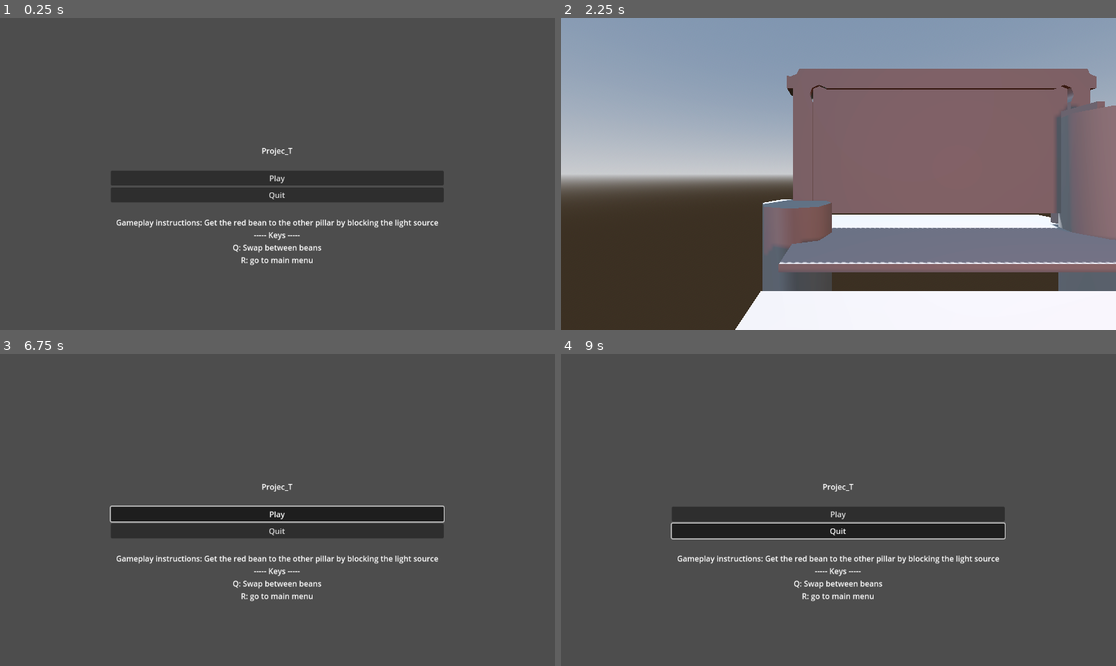
Above: before the commit, frames 1-4 (two rows, left to right).
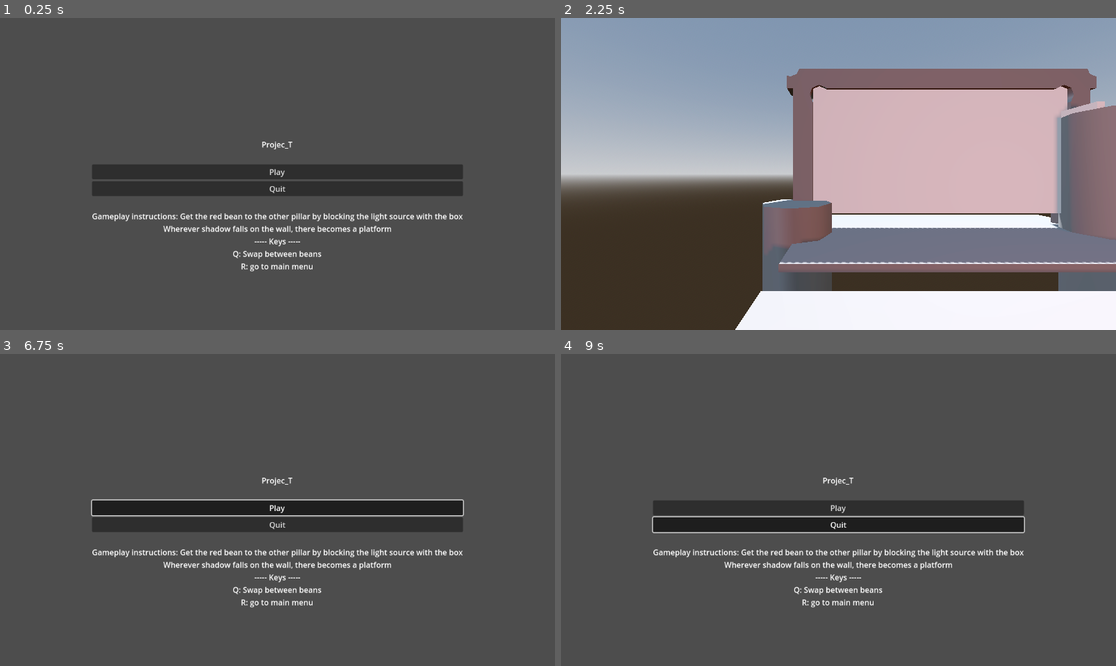
Above: after the commit, the same moments.

Repository: Egrazil/winter-melon-jam-2025
Game: Godot game, scene res://scenes/Main Menu/main menu.tscn
Same seed, same stepped clock (60 frames per second), same inputs: the game is played once before the commit and once after it.
Inputs (mouse positions are in pixels of both pictures, inside the frame that each line leads up to):
- Up to frame 1 (0.25 s): no input
- Up to frame 2 (2.25 s): click "Play" at 0.5 s; tap Enter at 1.25 s; move the mouse to (960, 158) at 1.27 s; hold Right (moveRight) 1.28-2 s; hold R 1.28-2 s; click (960, 158) at 1.42 s; tap Space (jump) at 1.52 s; click "Play" at 2 s
- Up to frame 3 (6.75 s): tap Space (jump) at 2.75, 3.02, 4.25, 4.52, 5.27, 5.75, 6.02 s; move the mouse to (166, 525) at 2.77 s; hold Down (moveDown) 2.78-3.53 s; tap R at 2.85, 3.8, 4.35, 6.05 s; tap Enter at 3.5, 5 s; move the mouse to (333, 441) at 3.52 s; hold Right (moveRight) 3.53-4.28 s; hold Q 3.53-4.28 s; move the mouse to (249, 572) at 4.27 s; hold Up (moveUp) 4.28-5.03 s; click (249, 572) at 4.42 s; move the mouse to (444, 556) at 5.02 s; hold R 5.03-5.78 s; hold Left (moveLeft) 5.03-6.53 s; move the mouse to (111, 463) at 5.77 s; tap Q at 5.85 s; move the mouse to (305, 510) at 6.52 s; hold Down (moveDown) from 6.53 s (still down); hold R from 6.53 s (still down); click (305, 510) at 6.67 s
- Up to frame 4 (9 s): move the mouse to (755, 432) at 7.27 s; release Down (moveDown) at 7.28 s; release R at 7.28 s; hold Right (moveRight) 7.28-8.03 s; tap R at 7.35, 8.3, 8.85 s; tap Space (jump) at 7.52, 8.27 s; move the mouse to (960, 494) at 8.02 s; hold Up (moveUp) 8.03-8.78 s; hold Q 8.03-8.78 s; move the mouse to (727, 525) at 8.77 s; hold Right (moveRight) from 8.78 s (still down); click (727, 525) at 8.92 s

The runs differ from the first frame. In frame 1, 6.2% of the frame differs, in the area x 16-84%, y 39-82%; in frame 2, 18%, in the area x 45-98%, y 21-63%; in frame 3, 6.6%; in frame 4, 6.7%.

Commit message:
final touch ups

Diff:
--- a/scenes/Main Menu/main menu.tscn
+++ b/scenes/Main Menu/main menu.tscn
@@ -45,7 +45,8 @@
 [node name="Label2" type="Label" parent="VBoxContainer"]
 layout_mode = 2
 text = "
-Gameplay instructions: Get the red bean to the other pillar by blocking the light source
+Gameplay instructions: Get the red bean to the other pillar by blocking the light source with the box
+Wherever shadow falls on the wall, there becomes a platform
 ----- Keys -----
 Q: Swap between beans
 R: go to main menu"
--- a/scenes/globalMusic.tscn
+++ b/scenes/globalMusic.tscn
@@ -6,4 +6,5 @@
 [node name="GlobalMusic" type="AudioStreamPlayer"]
 stream = ExtResource("1_cij0n")
 volume_db = -11.56
+parameters/looping = true
 script = ExtResource("1_wdtyd")
--- a/scenes/levels/light-test/wall-ledge.tscn
+++ b/scenes/levels/light-test/wall-ledge.tscn
@@ -1,9 +1,12 @@
-[gd_scene load_steps=5 format=3 uid="uid://b2mbiloi8dv13"]
+[gd_scene load_steps=6 format=3 uid="uid://b2mbiloi8dv13"]
 
 [ext_resource type="PackedScene" uid="uid://csdt58rmxecpl" path="res://scenes/levels/light-test/light-detector.tscn" id="1_8jmvf"]
 [ext_resource type="Script" uid="uid://x50yiopaw7ua" path="res://scenes/levels/light-test/wall_ledge.gd" id="1_yofn3"]
 
+[sub_resource type="StandardMaterial3D" id="StandardMaterial3D_yofn3"]
+
 [sub_resource type="BoxMesh" id="BoxMesh_yofn3"]
+material = SubResource("StandardMaterial3D_yofn3")
 
 [sub_resource type="BoxShape3D" id="BoxShape3D_yofn3"]
 
--- a/scenes/levels/light-test/wall_ledge.gd
+++ b/scenes/levels/light-test/wall_ledge.gd
@@ -5,11 +5,18 @@
 @onready var light_detector: RayCast3D = $"light-detector"
 @onready var submesh: GeometryInstance3D = $mesh
 
+var offMaterial: Material
+var onMaterial: Material
 
 func _ready() -> void:
 	light_detector.light = light
 	#light_detector.enter_light.connect(_on_lightdetector_enter_light)
 	#light_detector.exit_light.connect(_on_lightdetector_exit_light)
+	offMaterial = Material.new()
+	#offMaterial.albedo_color = Color("FFFFFF")
+	onMaterial = Material.new()
+	#onMaterial.albedo_color = Color("390261")
+	#$mesh
 
 
 func set_light(newLight: Node3D):
@@ -22,10 +29,13 @@
 func _on_lightdetector_enter_light() -> void:
 	submesh.scale.x = 0.1
 	$StaticBody3D/CollisionShape3D.scale.x = 0.1
-
+	#$mesh.get_active_material(0).albedo_color = Color("390261")
+	#$mesh.set_surface_override_material(0,onMaterial)
 	print("enter light")
 
 func _on_lightdetector_exit_light() -> void:
 	submesh.scale.x = 1
 	$StaticBody3D/CollisionShape3D.scale.x = 1
+	#$mesh.get_active_material(0).albedo_color = Color("FFFFFF")
+	#$mesh.set_surface_override_material(0,onMaterial)
 	print("exit light")
--- a/scenes/player/2d_controller.tscn
+++ b/scenes/player/2d_controller.tscn
@@ -3,7 +3,7 @@
 [ext_resource type="Script" uid="uid://ceg0xh54lvial" path="res://scenes/player/2d_controller.gd" id="1_urcsn"]
 
 [sub_resource type="StandardMaterial3D" id="StandardMaterial3D_iof21"]
-albedo_color = Color(0.91764706, 0.05882353, 0.22352941, 1)
+albedo_color = Color(0.0627451, 0, 0.9647059, 1)
 
 [sub_resource type="CapsuleMesh" id="CapsuleMesh_ucva2"]
 radius = 0.4
